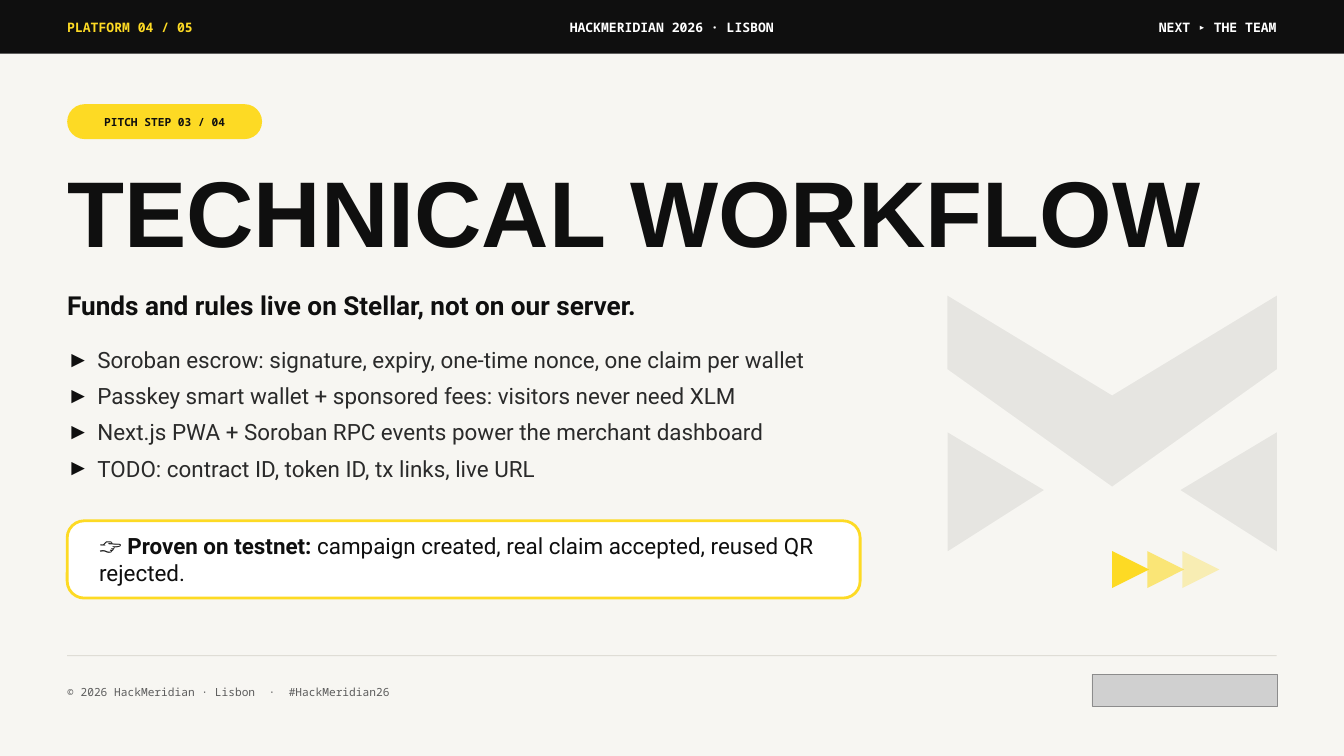
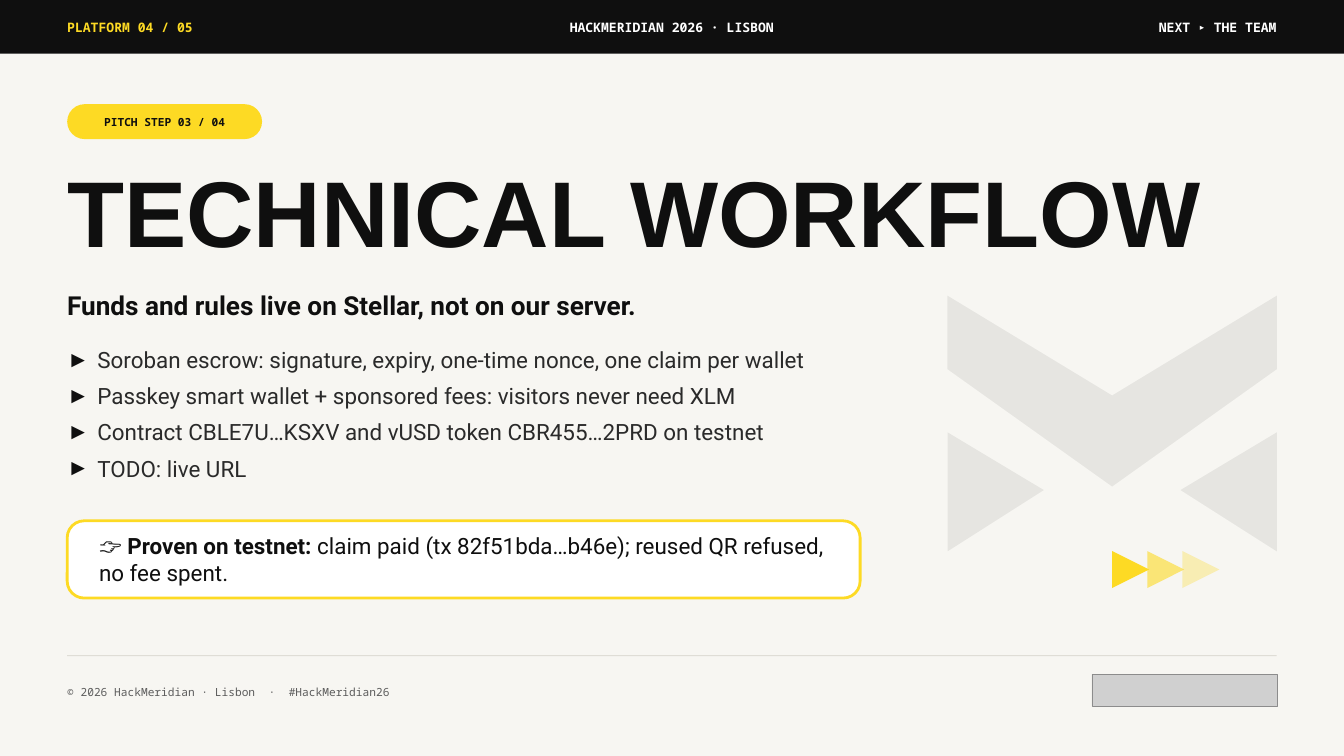
Before and after one commit to developerfred/nata-stellar, a slide deck: slide 4 of docs/nata-pitch-deck-hackmeridian.pptx. Drawn at 1344x756 pixels with LibreOffice and Linux fonts; fonts in the diff are those of the drawing; grey boxes stand for pictures. Boxes give left, top, right and bottom in pixels: in the first picture for what was removed or moved away, otherwise in the second. Text is boxed around its words. In the diff, an @@ line names an element or a change of style, - is before the commit and + after.

Commit message:
docs: fill testnet evidence in pitch deck

```diff
--- a/docs/nata-pitch-deck-hackmeridian.pptx
+++ b/docs/nata-pitch-deck-hackmeridian.pptx
@@ text at [97,423,764,477]: text changed @@
-► Next.js PWA + Soroban RPC events power the merchant dashboard
-► TODO: contract ID, token ID, tx links, live URL
+► Contract CBLE7U…KSXV and vUSD token CBR455…2PRD on testnet
+► TODO: live URL
@@ text in rounded rectangle at [99,536,823,586]: text changed @@
-👉 Proven on testnet: campaign created, real claim accepted, reused QR rejected.
+👉 Proven on testnet: claim paid (tx 82f51bda…b46e); reused QR refused, no fee spent.
```
